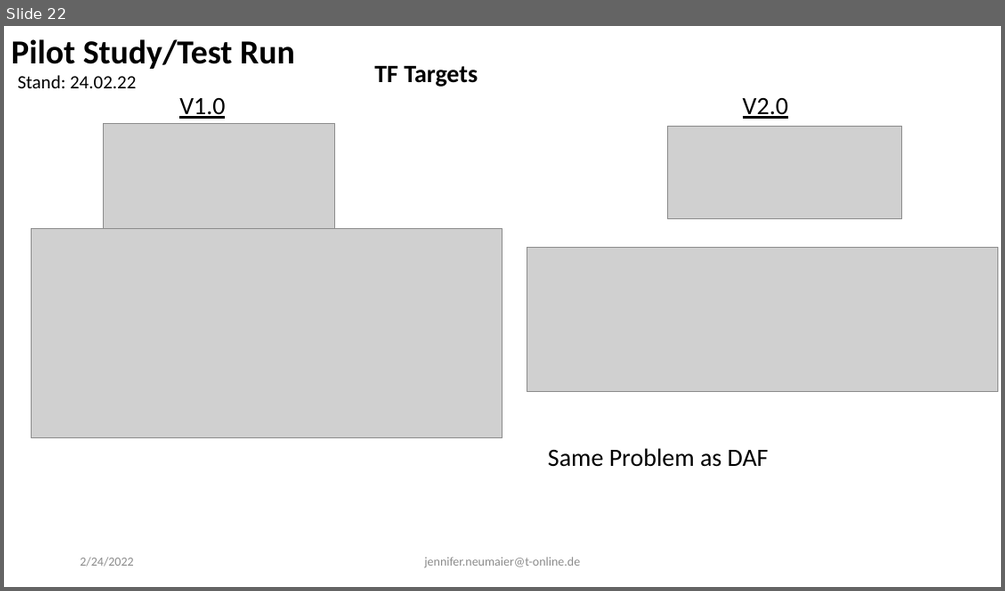
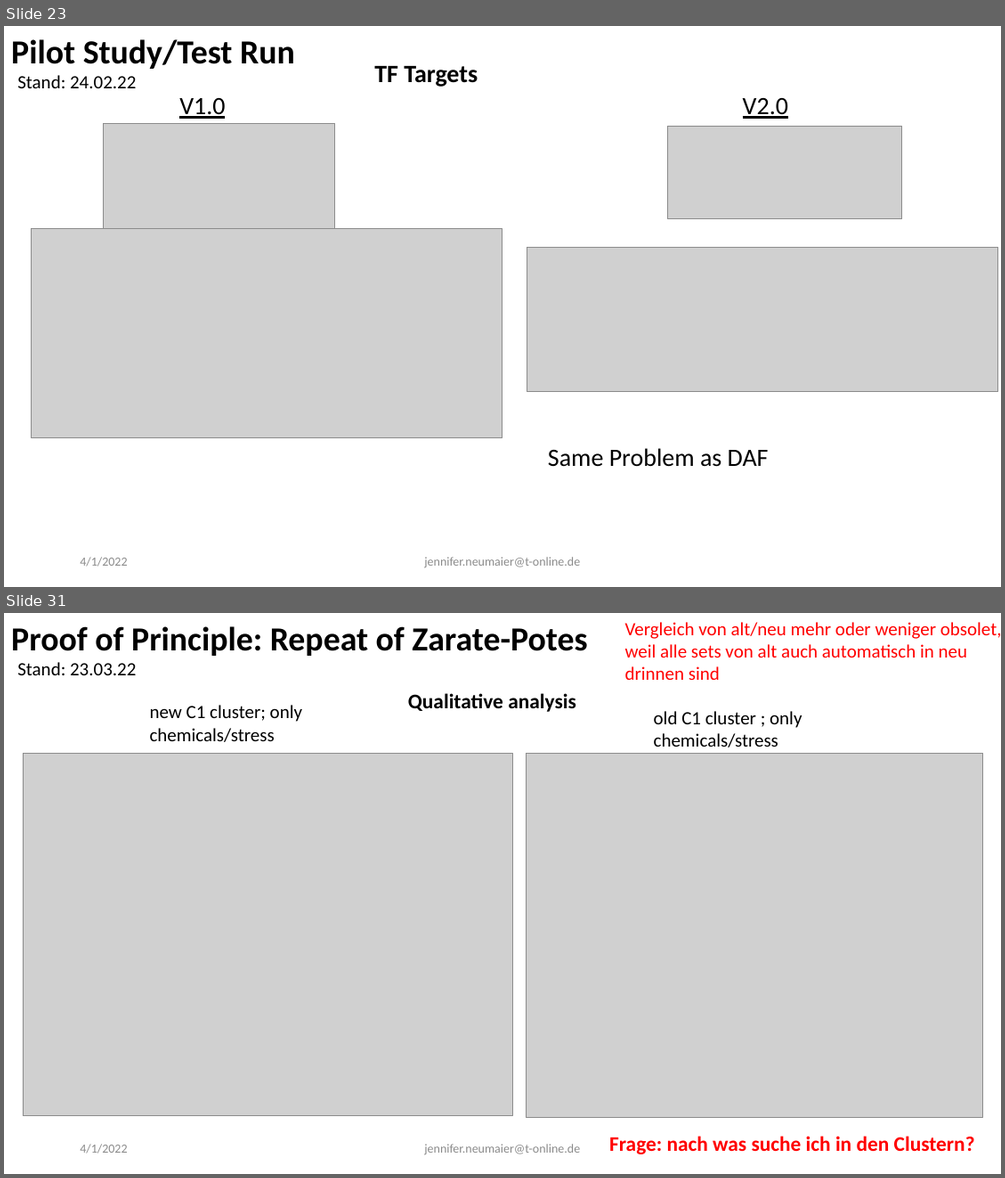
Before and after one commit to evoecogen/WormExp, a slide deck: Documentation/Project_Presentation_210922.pptx. Shown one above the other, each under a label of ours: slide 22 before the commit, slides 23 and 31 after it; the slides between them are not shown. The pictures are 1005x591 and 1005x1178 pixels, drawn with LibreOffice and Linux fonts; fonts in the diff are those of the drawing; grey boxes stand for pictures. Boxes give left, top, right and bottom in pixels: in the first picture for what was removed or moved away, otherwise in the second. Text is boxed around its words. In the diff, an @@ line names an element or a change of style, - is before the commit and + after.

```diff
--- a/Documentation/Project_Presentation_210922.pptx
+++ b/Documentation/Project_Presentation_210922.pptx
@@ slide 31 added at (4,613,1001,1174), background #FFFFFF @@
@@ text added at (11,626,587,656), 32.4 pt, text #000000, bold @@
+Proof of Principle: Repeat of Zarate-Potes
@@ text added at (625,622,1001,680), 18 pt, text #FF0000 @@
+Vergleich von alt/neu mehr oder weniger obsolet, weil alle sets von alt auch automatisch in neu drinnen sind
@@ text added at (17,662,136,675), 18 pt, text #000000 @@
+Stand: 23.03.22
@@ text added at (150,705,302,742), 18 pt, text #000000 @@
+new C1 cluster; only chemicals/stress
@@ text added at (408,693,576,712), 20 pt, text #000000, bold @@
+Qualitative analysis
@@ text added at (654,711,801,747), 18 pt, text #000000 @@
+old C1 cluster ; only chemicals/stress
@@ picture added at (23,754,512,1116) @@
@@ picture added at (526,754,983,1117) @@
@@ text added at (80,1143,127,1153), 12 pt, text #8C8C8C @@
+4/1/2022
@@ text added at (424,1143,580,1155), 12 pt, text #8C8C8C @@
+jennifer.neumaier@t-online.de
@@ text added at (609,1135,975,1154), 20 pt, text #FF0000, bold @@
+Frage: nach was suche ich in den Clustern?
@@ what was slide 22 is now slide 23 @@
@@ slide 23 changed as well @@
@@ text at (80,556,127,566): text changed @@
-2/24/2022
+4/1/2022
```
Also in this commit, not shown: 30 other slides changed, 15 other slides added, 5 other files.
